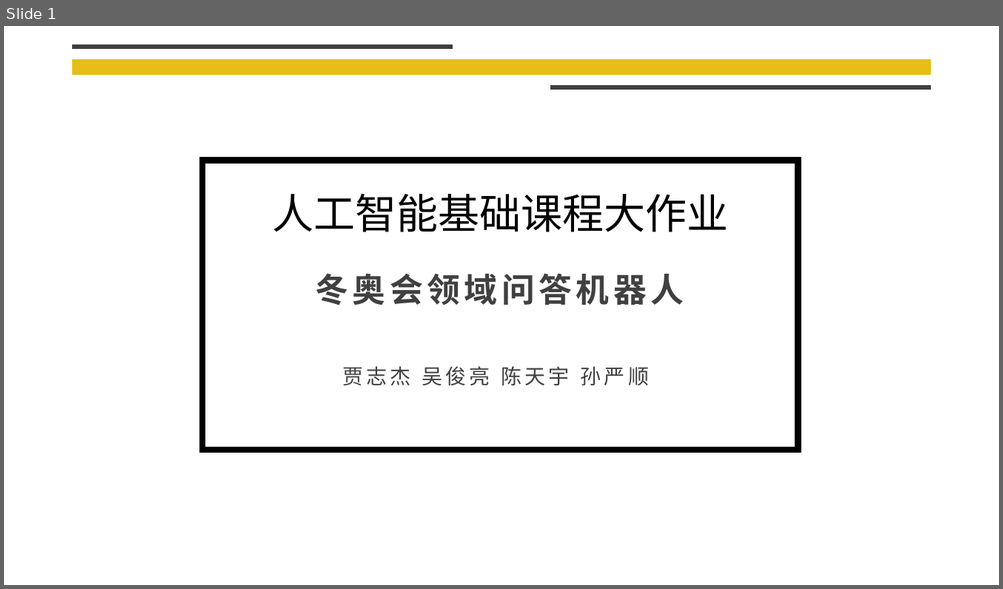
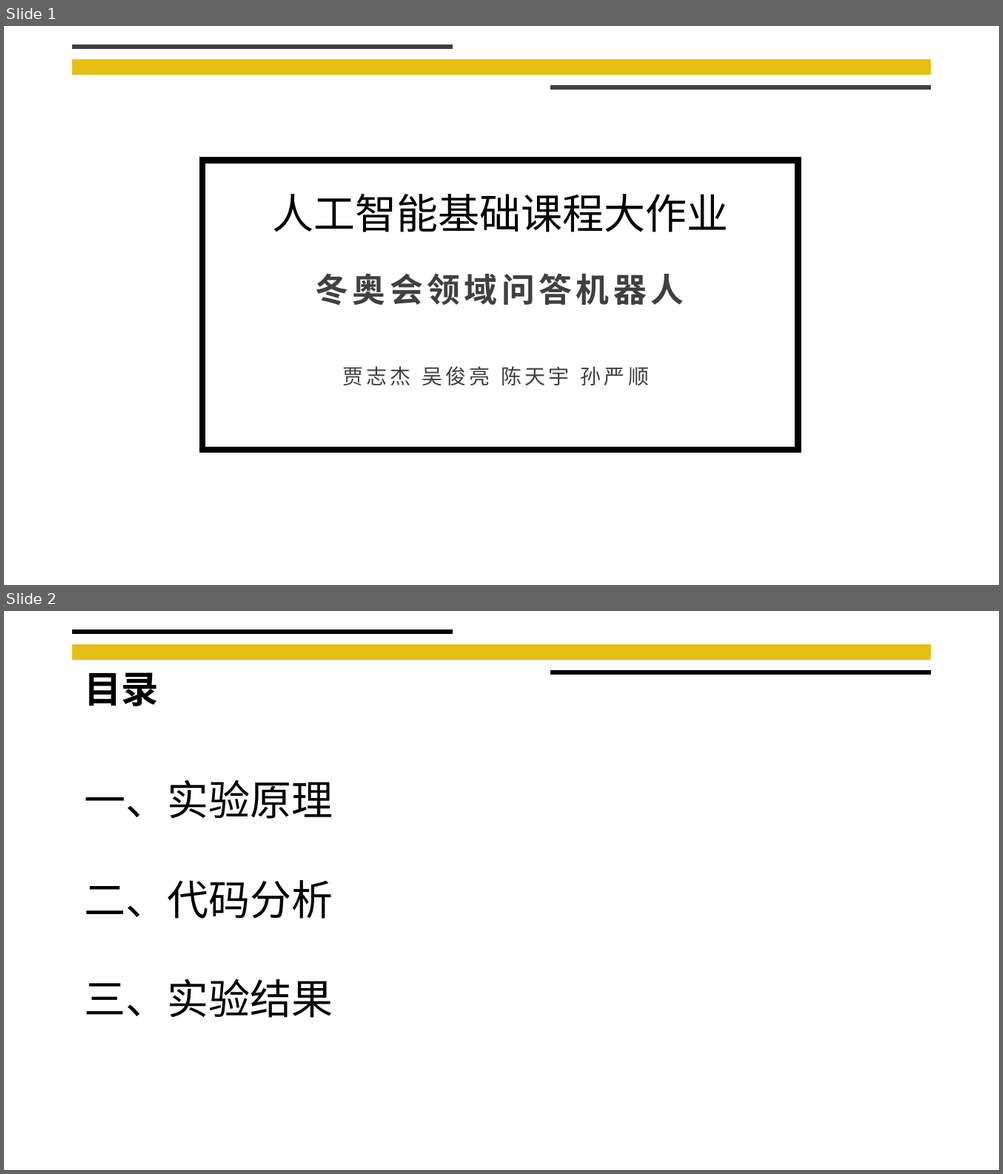
Before and after one commit to liangliang678/UCAS_AI, a slide deck: doc/实验展示.pptx. Shown one above the other, each under a label of ours: slide 1 before the commit, slides 1 and 2 after it. The pictures are 1003x589 and 1003x1174 pixels, drawn with LibreOffice and Linux fonts; fonts in the diff are those of the drawing; background and template pictures are left out. Boxes give left, top, right and bottom in pixels: in the first picture for what was removed or moved away, otherwise in the second. Text is boxed around its words. In the diff, an @@ line names an element or a change of style, - is before the commit and + after.

```diff
--- a/doc/实验展示.pptx
+++ b/doc/实验展示.pptx
@@ slide 2 added at <box>4,611,999,1170</box>, background #FFFFFF; not listed: 1 template element that a slide beside it also shows @@
@@ line added from (73, 632) to (452, 632), #000000 4.5 pt @@
@@ text added at <box>84,672,159,706</box>, 36 pt, text #000000, bold @@
+目录
@@ line added from (550, 672) to (930, 672), #000000 4.5 pt @@
@@ text added at <box>84,780,333,1018</box>, 40 pt, text #000000 @@
+一、实验原理
+二、代码分析
+三、实验结果
```
Also in this commit, not shown: 13 other slides added, 1 slide removed, 2 other files.
